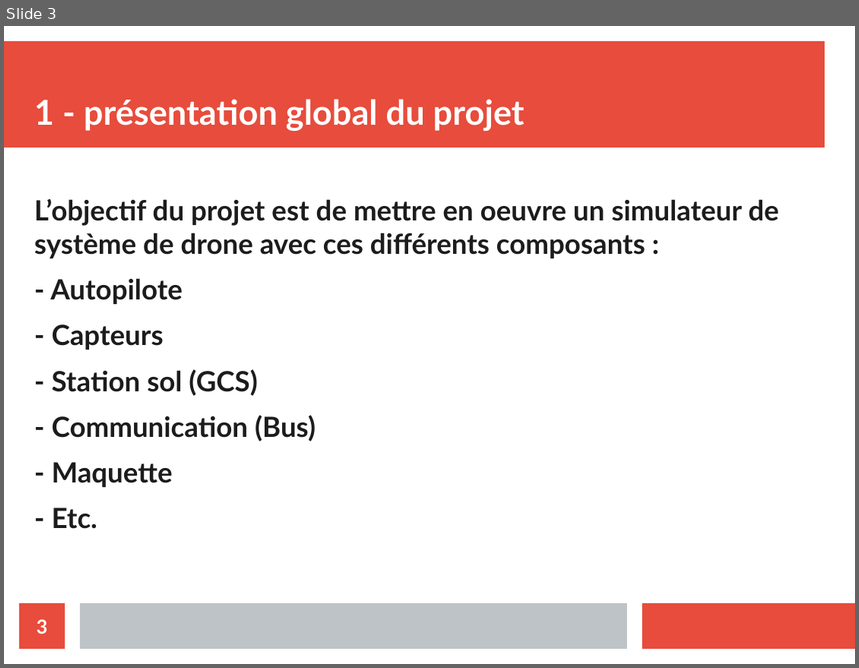
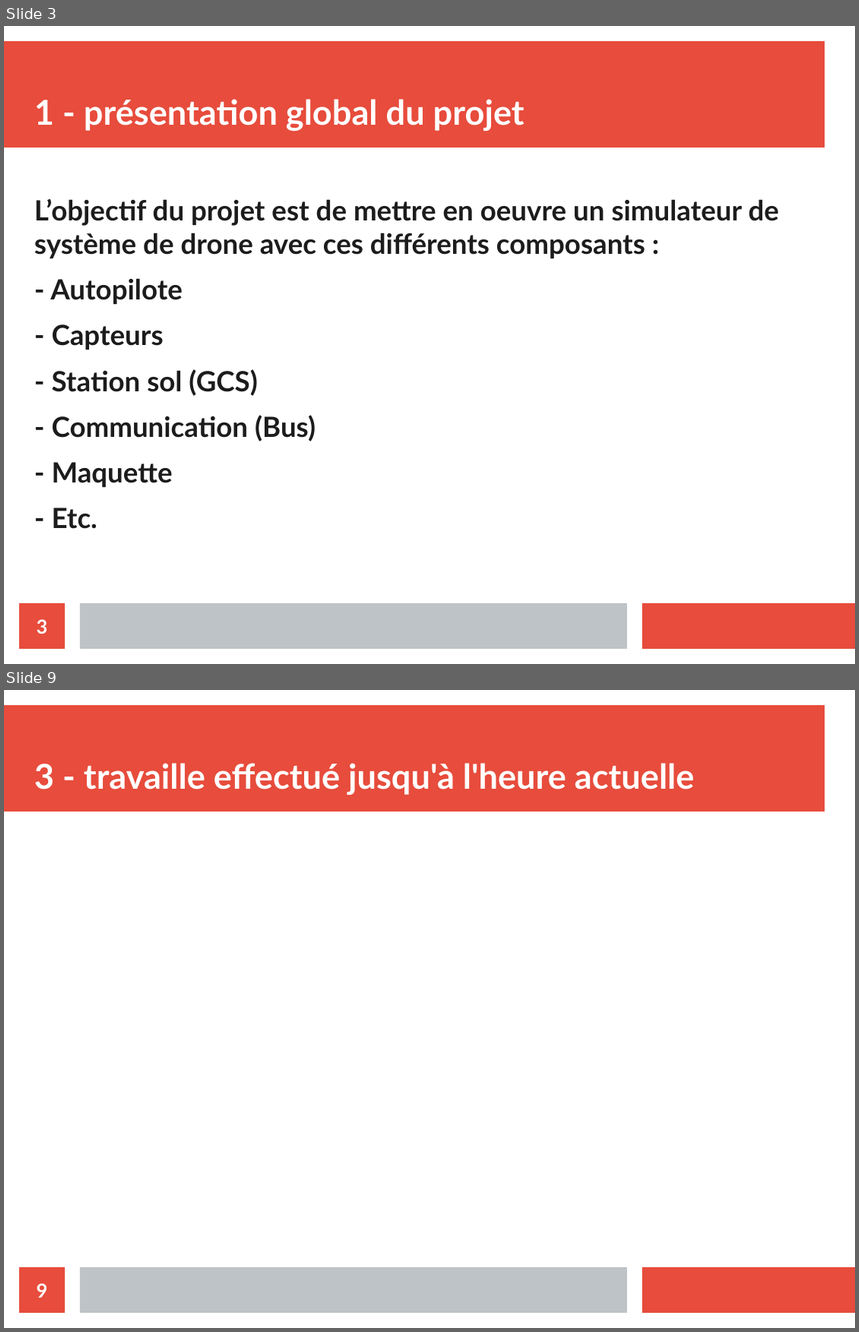
Before and after one commit to athmanmekh/AuttoPIlote-X-OPEN-PILOT, a slide deck: presentation/diapoPresentation.odp. Shown one above the other, each under a label of ours: slide 3 before the commit, slides 3 and 9 after it; the slides between them are not shown. The pictures are 859x668 and 859x1332 pixels, drawn with LibreOffice and Linux fonts; fonts in the diff are those of the drawing. Boxes give left, top, right and bottom in pixels: in the first picture for what was removed or moved away, otherwise in the second. Text is boxed around its words. In the diff, an @@ line names an element or a change of style, - is before the commit and + after.

```diff
--- a/presentation/diapoPresentation.odp
+++ b/presentation/diapoPresentation.odp
@@ slide 9 added at [4, 690, 855, 1328], background #FFFFFF; not listed: 3 template elements that a slide beside it also shows @@
@@ title added at [34, 763, 695, 795], 32 pt, text #FFFFFF, bold @@
+3 - travaille effectué jusqu'à l'heure actuelle
@@ page number added at [19, 1268, 65, 1313], fill #E74C3C, 18 pt, text #FFFFFF, bold @@
+9
```
Also in this commit, not shown: 1 slide changed, 5 other slides added, 1 slide removed, 4 other files.
